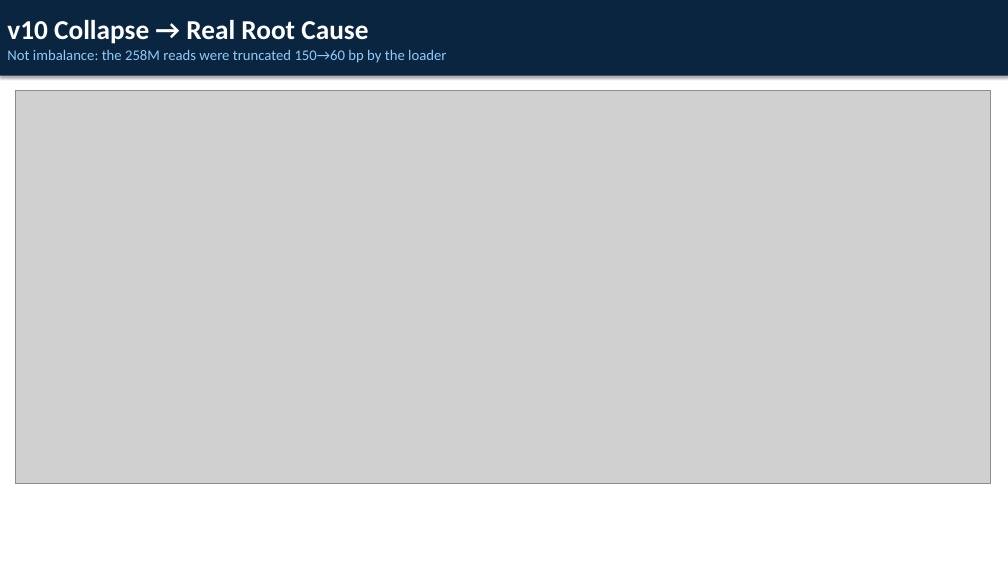
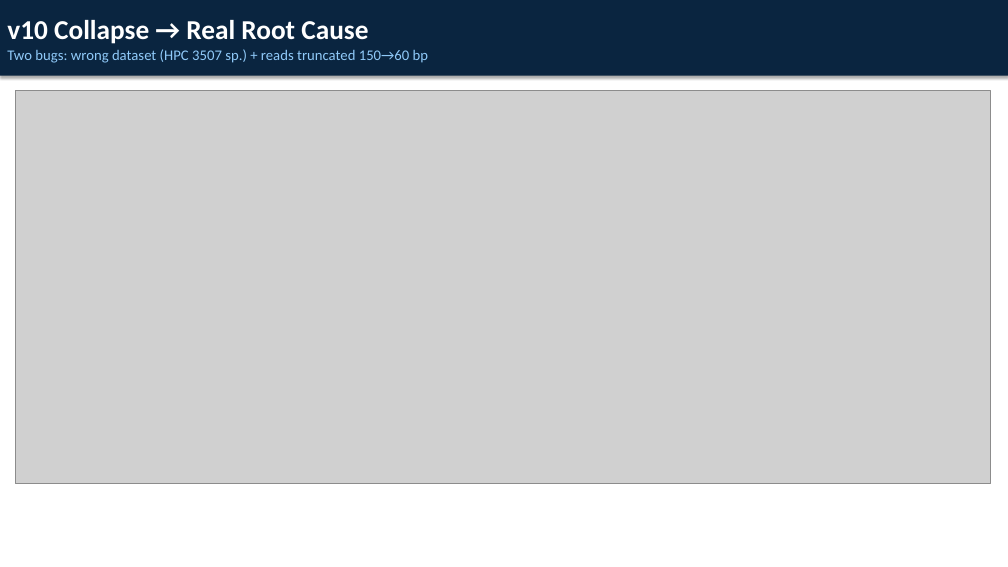
Before and after one commit to m2lab-ntu/gfm-classifier, a slide deck: slide 4 of docs/slides/meeting_2026_0619.pptx. Drawn at 1008x567 pixels with LibreOffice and Linux fonts; fonts in the diff are those of the drawing; grey boxes stand for pictures. Boxes give left, top, right and bottom in pixels: in the first picture for what was removed or moved away, otherwise in the second. Text is boxed around its words. In the diff, an @@ line names an element or a change of style, - is before the commit and + after.

```diff
--- a/docs/slides/meeting_2026_0619.pptx
+++ b/docs/slides/meeting_2026_0619.pptx
@@ text in rectangle at (7,49,428,63): text changed @@
-Not imbalance: the 258M reads were truncated 150→60 bp by the loader
+Two bugs: wrong dataset (HPC 3507 sp.) + reads truncated 150→60 bp
```
Also in this commit, not shown: 3 other slides changed, 6 other files.
